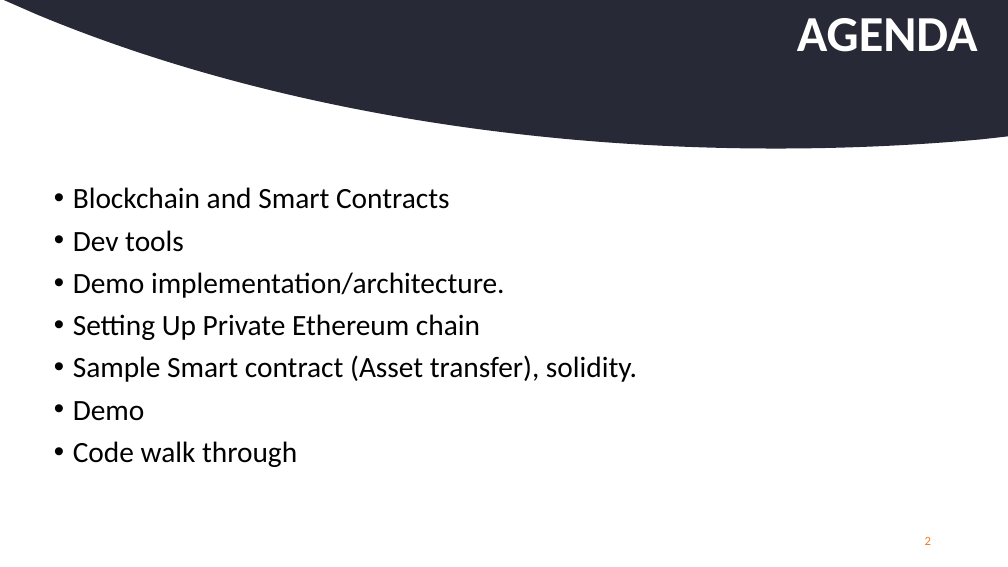
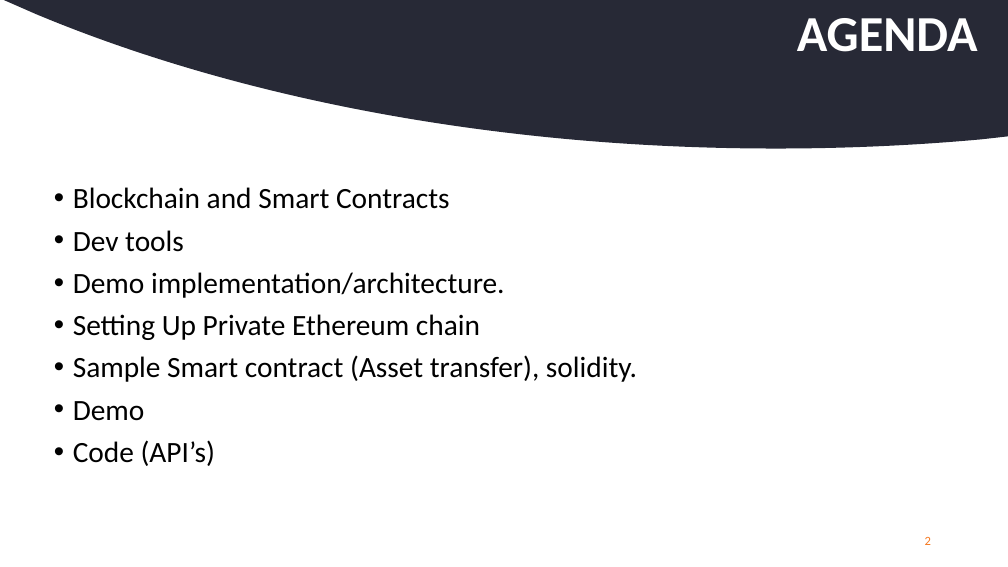
Before and after one commit to aamolgote/codecampnyc2018, a slide deck: slide 2 of PPTX/BAAS.pptx. Drawn at 1008x567 pixels with LibreOffice and Linux fonts; fonts in the diff are those of the drawing; background and template pictures are left out. Boxes give left, top, right and bottom in pixels: in the first picture for what was removed or moved away, otherwise in the second. Text is boxed around its words. In the diff, an @@ line names an element or a change of style, - is before the commit and + after.

```diff
--- a/PPTX/BAAS.pptx
+++ b/PPTX/BAAS.pptx
@@ text at [73, 440, 215, 466]: text changed @@
-• Code walk through
+• Code (API’s)
```
Also in this commit, not shown: 2 other slides changed, 6 slides added, 1 slide removed, 2 other files.
